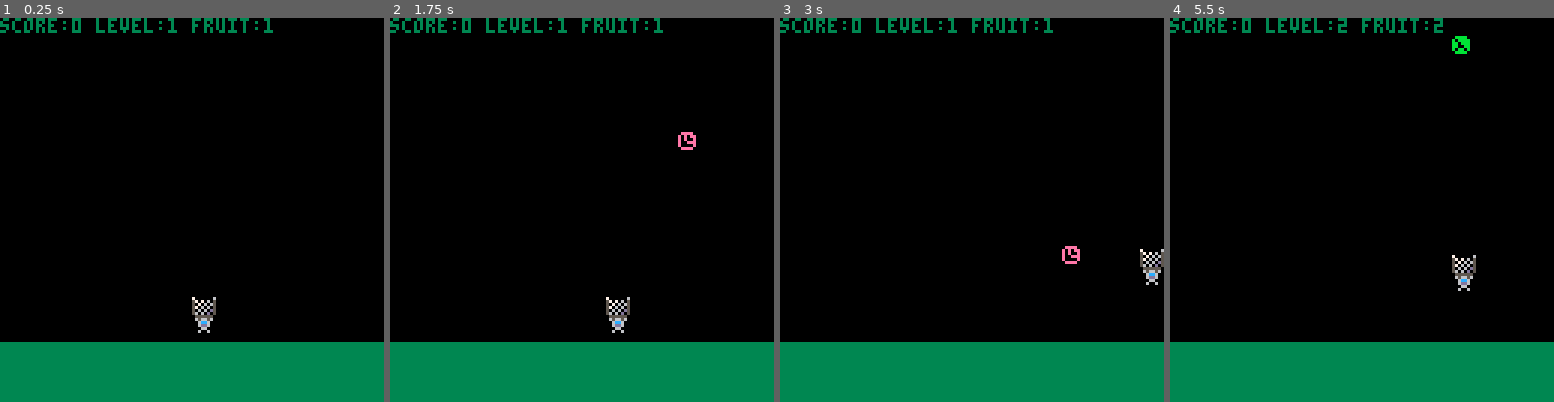
Above: before the commit, frames 1-4 (left to right).
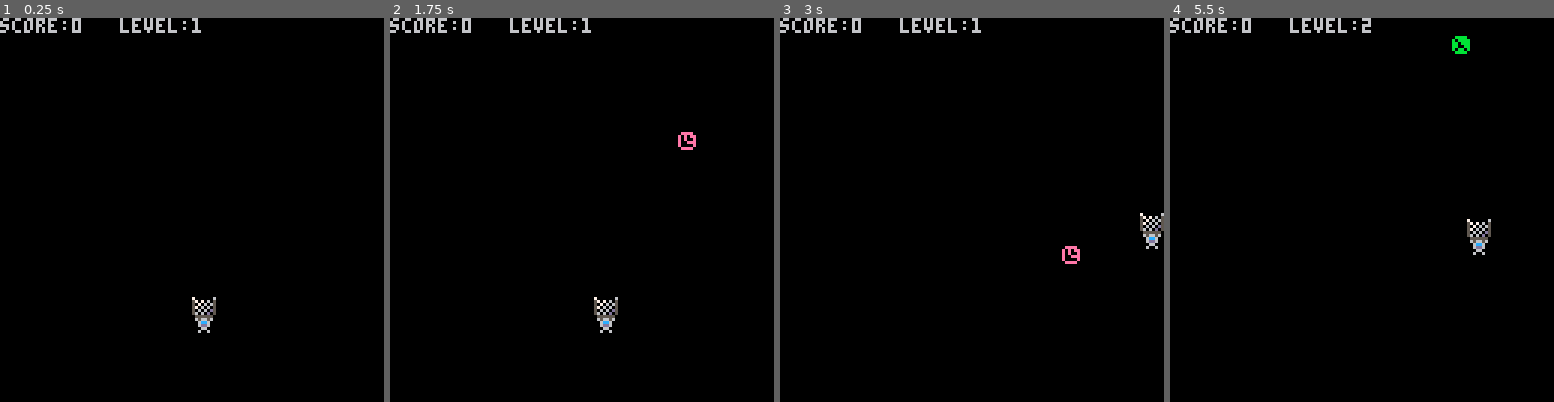
Above: after the commit, the same moments.

Repository: jacobneal65/drop-p8
Game: PICO-8 cartridge drop.p8
The game is run twice, just before and just after one commit, with the same random seed, the same clock (stepped at 60 frames per second) and the same inputs.
Inputs:
- Up to frame 1 (0.25 s): no input
- Up to frame 2 (1.75 s): hold Right from 1.6 s (still down)
- Up to frame 3 (3 s): release Right at 2.1 s; hold Up 2.15-2.42 s; hold Right from 2.47 s (still down)
- Up to frame 4 (5.5 s): release Right at 3.03 s; hold Left 3.08-3.58 s; hold Down 3.63-3.97 s; hold Right 4.02-4.68 s; hold Up 4.73-5.03 s; hold Left from 5.08 s (still down)

The runs differ from the first frame. In frame 1, 17% of the frame differs, in the area x 0-100%, y 0-100%; in frame 2, 17%; in frame 3, 17%; in frame 4, 17%.

Commit message:
better movement

Diff:
--- a/drop.p8
+++ b/drop.p8
@@ -4,23 +4,36 @@
 --drop
 --by olivander65
 
-b_spr=1--basket
-p_spr=2--player
-p_x=64
-p_y=100
-fruits={}
-f_start=16
-f_cnt=5
-f_itrvl=16
-f_ybnd=128
-
-grav=1
-level=1
-pt=0
-
+--todo:
+--add stars background
+--particles
+--gravity for player
 
 function _init()
- for i=1,level do
+	--player
+	p_x=64
+	p_y=100
+	p_dx=0
+	p_dy=0
+	max_dx=2
+	max_dy=2
+	acc=0.5
+
+	fruits={}
+	f_start=16
+	f_cnt=5
+	f_itrvl=16
+	f_ybnd=128
+
+	grav=1
+	frict=0.90
+	level=1
+	pt=0
+ load_fruit()
+end
+
+function load_fruit()
+	for i=1,level do
  	local fx=flr(rnd(110)+5)
  	fruit={
  		sprite=flr(rnd(f_cnt)+f_start),
@@ -34,10 +47,21 @@
 end
 
 function _update()
-	if (btn(0)) p_x-=2
-	if (btn(1)) p_x+=2
-	if (btn(2)) p_y-=2
-	if (btn(3)) p_y+=2
+	--plyr friction
+	p_dx*=frict
+	p_dy*=frict
+
+
+	--plyr movment
+	if (btn(0)) p_dx-=acc
+	if (btn(1)) p_dx+=acc
+	if (btn(2)) p_dy-=acc
+	if (btn(3)) p_dy+=acc
+
+	p_dx=(mid(-max_dx,p_dx,max_dx))
+	p_dy=(mid(-max_dy,p_dy,max_dy))
+	p_x+=p_dx
+	p_y+=p_dy
 
 	--bounds
 	if (p_x > 120) p_x=120
@@ -69,16 +93,16 @@
 	--got all fruit
 	if #fruits==0 then
 		level+=1
-		_init()
+		load_fruit()
 	end
 
 end
 
 function _draw()
 	cls()
-	rectfill(0,108,127,127,3)
-	spr(p_spr,p_x,p_y)--plyr
-	spr(b_spr,p_x,p_y-8)
+	--rectfill(0,108,127,127,3)
+	spr(2,p_x,p_y)--plyr
+	spr(1,p_x,p_y-8)--basket
 
 	--fruit
 	for fruit in all(fruits) do
@@ -86,8 +110,7 @@
 	end
 
 	print("score:"..pt)
-	print("level:"..level,32,0)
-	print("fruit:"..#fruits,64,0)
+	print("level:"..level,40,0)
 end
 -->8
 --particles
